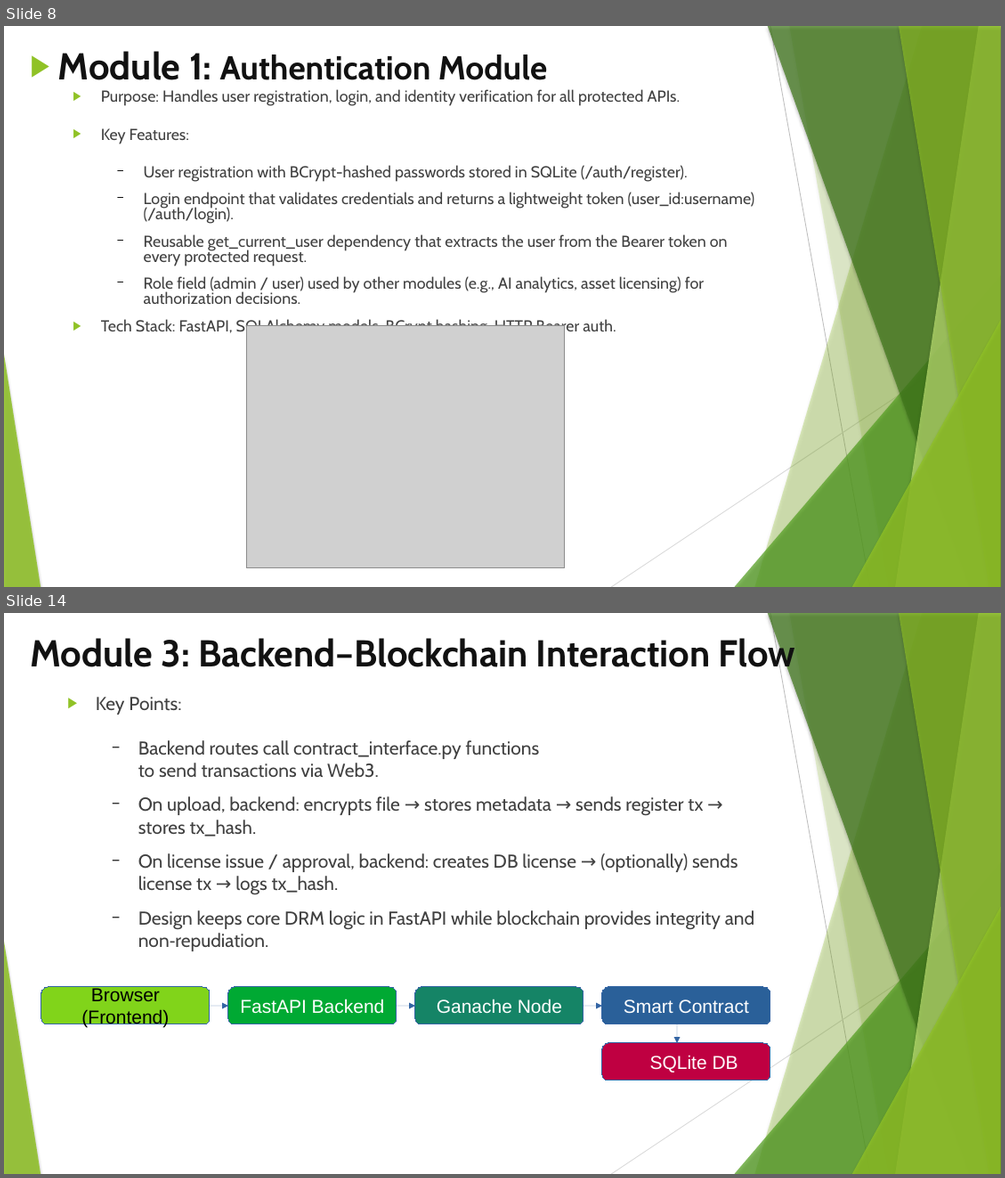
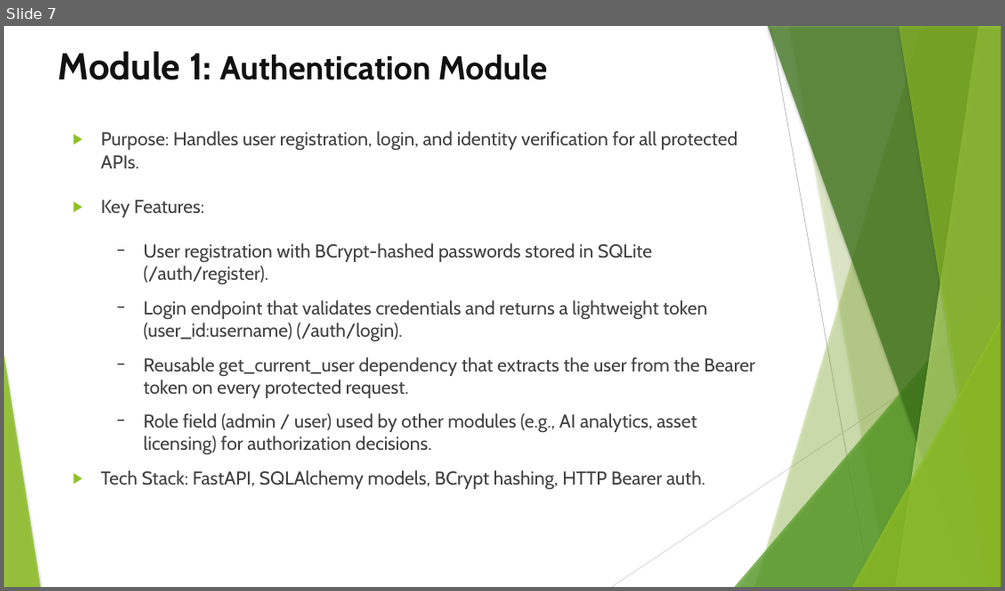
Before and after one commit to SridharanThangaraji/smartdrm-x, a slide deck: Team-2.pptx. Shown one above the other, each under a label of ours: slides 8 and 14 before the commit, slide 7 after it; the slides between them are not shown. The pictures are 1005x1178 and 1005x591 pixels, drawn with LibreOffice and Linux fonts; fonts in the diff are those of the drawing; grey boxes stand for pictures. Boxes give left, top, right and bottom in pixels: in the first picture for what was removed or moved away, otherwise in the second. Text is boxed around its words. In the diff, an @@ line names an element or a change of style, - is before the commit and + after.

```diff
--- a/Team-2.pptx
+++ b/Team-2.pptx
@@ slide 14 removed at (4, 613, 1001, 1174), background #FFFFFF; not listed: 10 template elements that a slide beside it also shows @@
@@ title removed at (30, 635, 796, 675) @@
-Module 3: Backend–Blockchain Interaction Flow
@@ text removed at (96, 697, 754, 951) @@
-▶ Key Points:
-  − Backend routes call contract_interface.py functions to send transactions via Web3.
-  − On upload, backend: encrypts file → stores metadata → sends register tx → stores tx_hash.
-  − On license issue / approval, backend: creates DB license → (optionally) sends license tx → logs tx_hash.
-  − Design keeps core DRM logic in FastAPI while blockchain provides integrity and non‑repudiation.
@@ rounded rectangle removed at (41, 987, 210, 1024) @@
-Browser (Frontend)
@@ arrow removed from (210, 1005) to (228, 1005) @@
@@ rounded rectangle removed at (228, 987, 396, 1024) @@
-FastAPI Backend
@@ arrow removed from (396, 1005) to (415, 1005) @@
@@ rounded rectangle removed at (415, 987, 583, 1024) @@
-Ganache Node
@@ arrow removed from (583, 1005) to (602, 1005) @@
@@ rounded rectangle removed at (602, 987, 770, 1024) @@
-Smart Contract
@@ arrow removed from (677, 1024) to (677, 1043) @@
@@ rounded rectangle removed at (602, 1043, 770, 1080) @@
-SQLite DB
@@ what was slide 8 is now slide 7 @@
@@ slide 7 changed as well @@
@@ title "Module 1: Authentication Module" at (58, 51, 547, 80): bullet ▶ to none @@
@@ text "Purpose: Handles user registration, login, ...": place and size @@
-text "Purpose: Handles user registration, login, ..." at (101, 89, 755, 336)
+text "Purpose: Handles user registration, login, ..." at (101, 131, 754, 489)
@@ text "Purpose: Handles user registration, login, ..." at (101, 131, 754, 489): size 15.3 to 18 pt; line spacing 0.8 to 1 @@
@@ picture removed at (246, 325, 565, 568) @@
```
Also in this commit, not shown: 8 other slides changed, 7 slides added, 5 other slides removed, 1 other file.
